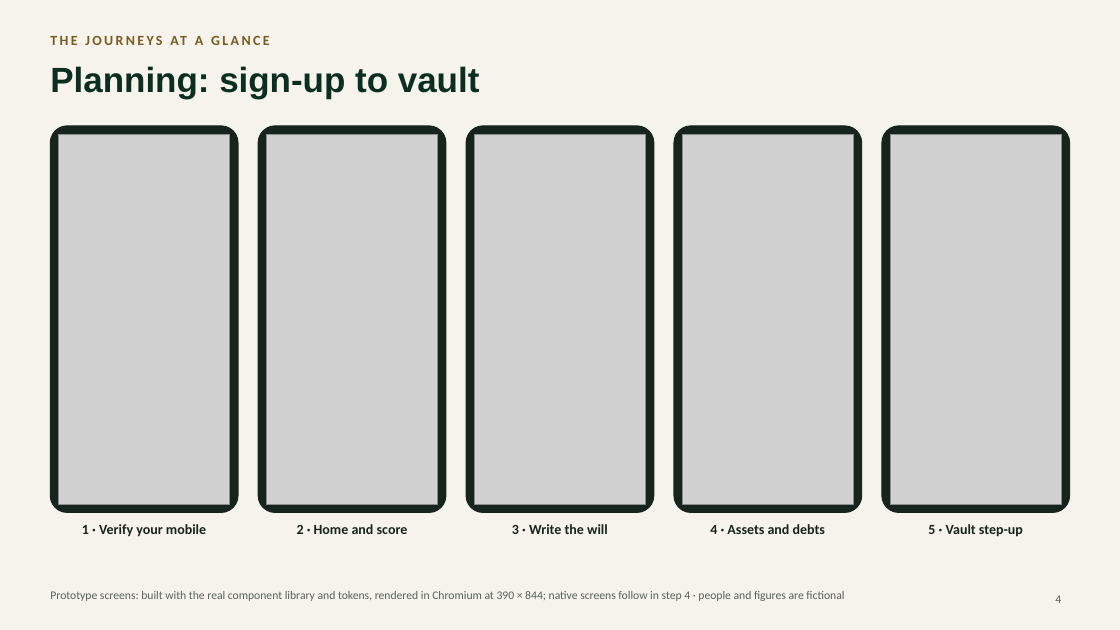
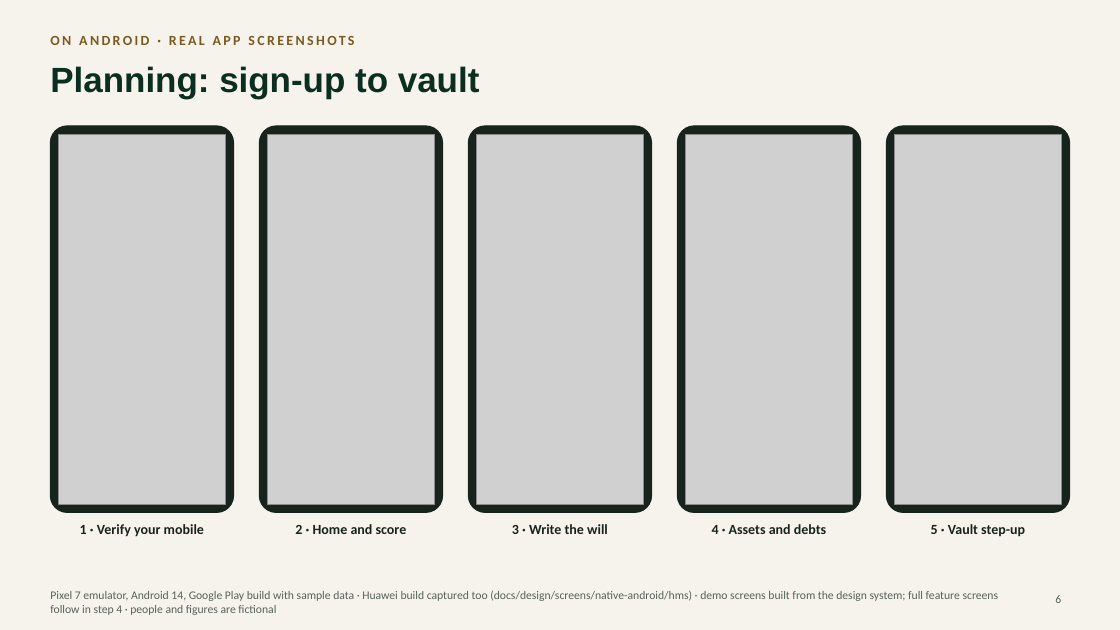
Before and after one commit to faztmobile/lifa, a slide deck: slide 6 of docs/architecture/Lifa-mobile-end-to-end.pptx (slide 4 before the commit). Drawn at 1120x630 pixels with LibreOffice and Linux fonts; fonts in the diff are those of the drawing; grey boxes stand for pictures. Boxes give left, top, right and bottom in pixels: in the first picture for what was removed or moved away, otherwise in the second. Text is boxed around its words. In the diff, an @@ line names an element or a change of style, - is before the commit and + after.

```diff
--- a/docs/architecture/Lifa-mobile-end-to-end.pptx
+++ b/docs/architecture/Lifa-mobile-end-to-end.pptx
@@ text at bbox=[50, 36, 354, 45]: text changed @@
-THE JOURNEYS AT A GLANCE
+ON ANDROID · REAL APP SCREENSHOTS
@@ rounded rectangle: place and size @@
-rounded rectangle at bbox=[50, 126, 238, 513]
+rounded rectangle at bbox=[50, 126, 234, 513]
@@ picture: place and size @@
-picture at bbox=[59, 134, 229, 504]
+picture at bbox=[59, 134, 225, 504]
@@ picture: place and size @@
-picture at bbox=[682, 134, 853, 504]
+picture at bbox=[686, 134, 852, 504]
@@ proportions changed in 5 elements at bbox=[260, 126, 443, 513], bbox=[469, 126, 652, 513], bbox=[677, 126, 860, 513], bbox=[50, 126, 234, 513], bbox=[886, 126, 1070, 513] @@
@@ rounded rectangle: place and size @@
-rounded rectangle at bbox=[882, 126, 1070, 513]
+rounded rectangle at bbox=[886, 126, 1070, 513]
@@ picture: place and size @@
-picture at bbox=[891, 134, 1061, 504]
+picture at bbox=[895, 134, 1061, 504]
@@ text at bbox=[50, 590, 999, 615]: text changed @@
-Prototype screens: built with the real component library and tokens, rendered in Chromium at 390 × 844; native screens follow in step 4 · people and figures are fictional
+Pixel 7 emulator, Android 14, Google Play build with sample data · Huawei build captured too (docs/design/screens/native-android/hms) · demo screens built from the design system; full feature screens follow in step 4 · people and figures are fictional
@@ page number at bbox=[1055, 595, 1061, 603]: text changed @@
-4
+6
```
Also in this commit, not shown: 12 other slides changed, 2 slides added.
